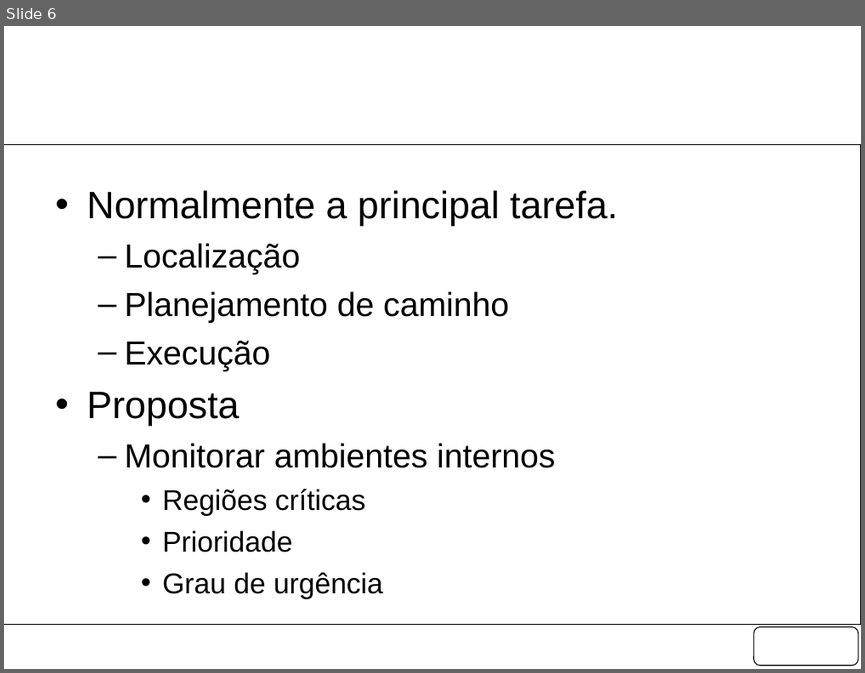
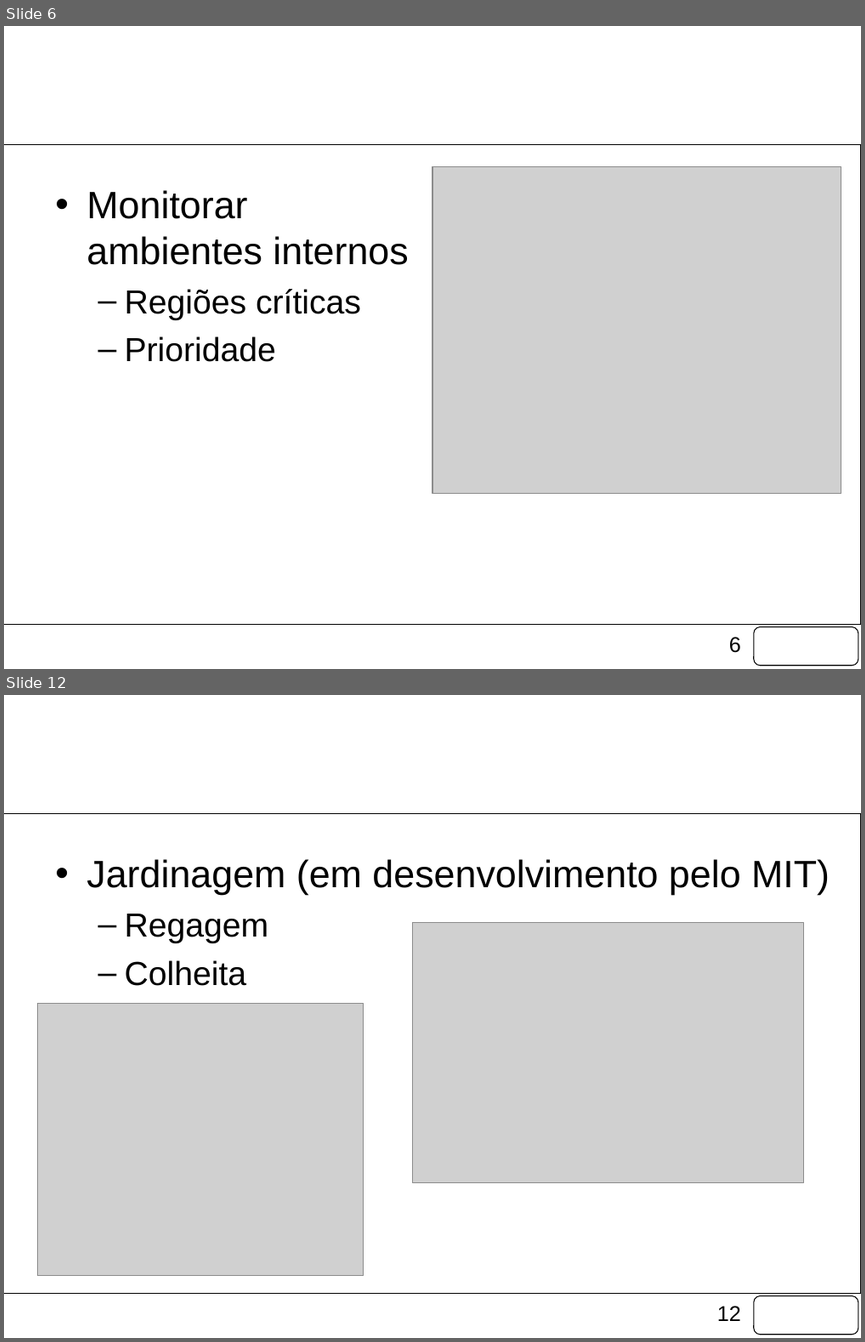
Before and after one commit to fongoses/robo2, a slide deck: documentos/Apresentação Março.pptx. Shown one above the other, each under a label of ours: slide 6 before the commit, slides 6 and 12 after it; the slides between them are not shown. The pictures are 865x673 and 865x1342 pixels, drawn with LibreOffice and Linux fonts; fonts in the diff are those of the drawing; grey boxes stand for pictures; background and template pictures are left out. Boxes give left, top, right and bottom in pixels: in the first picture for what was removed or moved away, otherwise in the second. Text is boxed around its words. In the diff, an @@ line names an element or a change of style, - is before the commit and + after.

```diff
--- a/documentos/Apresentação Março.pptx
+++ b/documentos/Apresentação Março.pptx
@@ slide 12 added at [4,695,861,1338], background picture (left out); not listed: 3 template elements that a slide beside it also shows @@
@@ title added at [46,721,817,827], 44 pt, text #FFFFFF @@
+Projeto - Aplicações
@@ text added at [86,859,829,986], 32 pt, text #000000 @@
+• Jardinagem (em desenvolvimento pelo MIT)
+  – Regagem
+  – Colheita
@@ picture added at [413,923,803,1184] @@
@@ picture added at [37,1003,364,1275] @@
@@ slide 6 changed as well @@
@@ text "Monitorar ambientes internos" at [86,190,408,362]: size 28 to 32 pt in "Monitorar ambientes internos"; size 24 to 28 pt in "Regiões críticas", "Prioridade"; bullet – to •; list level 2 to 1 in "Monitorar ambientes internos"; bullet • to –; list level 3 to 2 in "Regiões críticas"; list level 3 to 2 in "Prioridade" @@
@@ picture added at [432,166,841,493] @@
@@ text at [86,190,618,426]: paragraphs removed @@
-• Normalmente a principal tarefa.
-  – Localização
-  – Planejamento de caminho
-  – Execução
-• Proposta
@@ text at [162,572,383,599]: paragraph removed @@
-    • Grau de urgência
@@ page number added at [729,636,741,652], 18 pt, text #000000 @@
+6
```
Also in this commit, not shown: 15 other slides changed, 10 other slides added, 1 slide removed, 15 other files.
